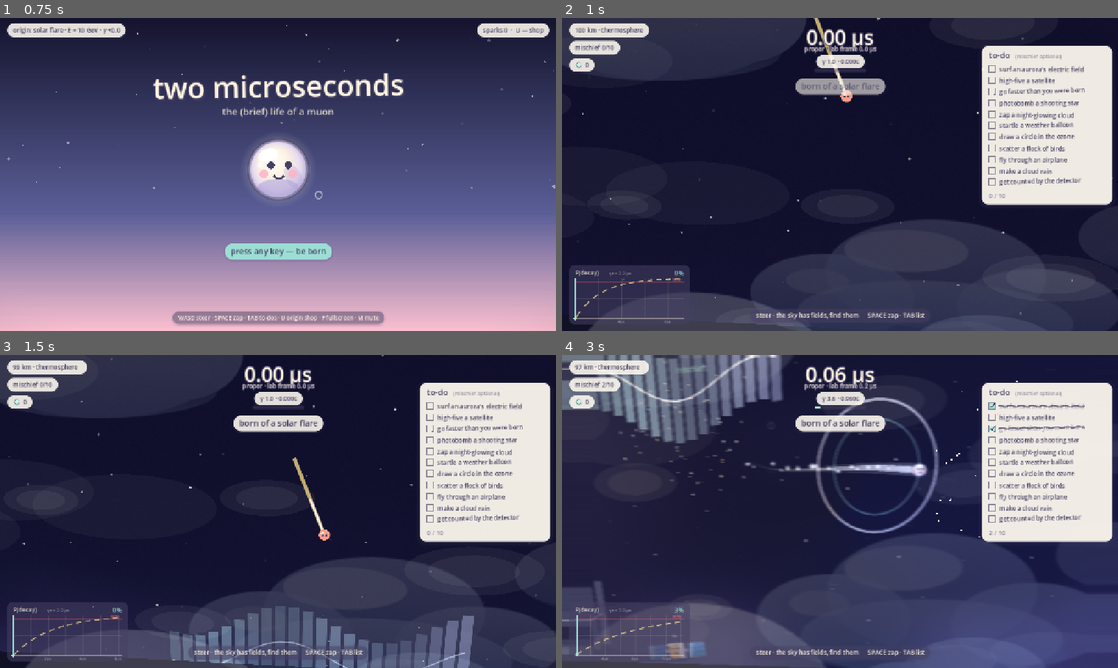
Above: before the commit, frames 1-4 (two rows, left to right).
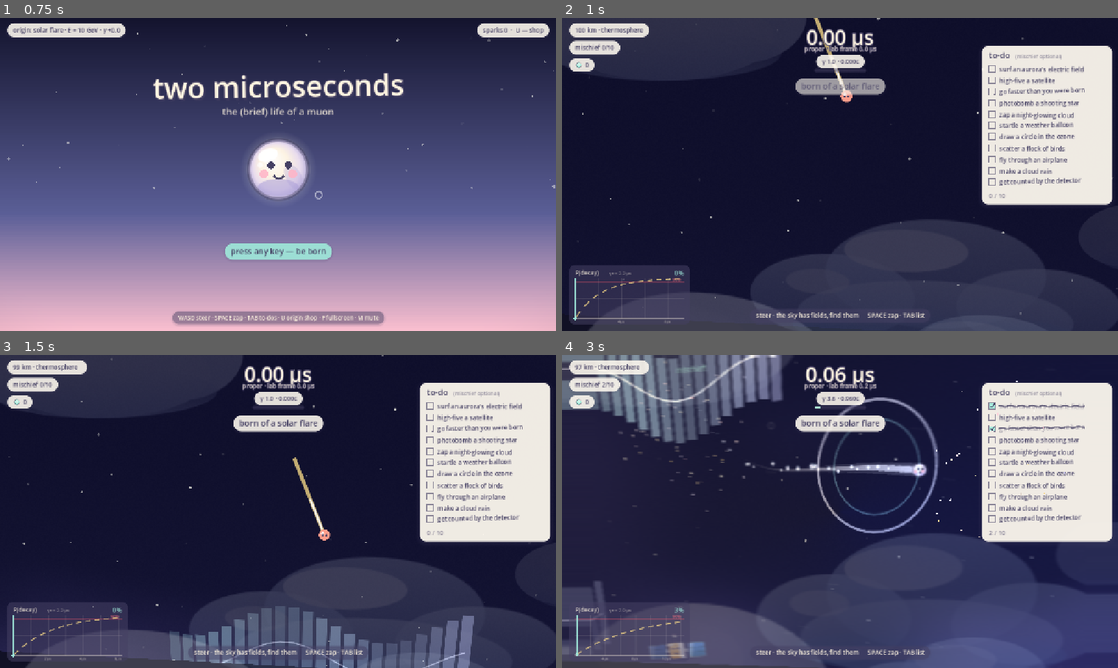
Above: after the commit, the same moments.

Repository: lawrenceleejr/TwoMicroSeconds
Game: Godot game, scene res://game/main/title.tscn
The game is run twice, just before and just after one commit, with the same random seed, the same clock (stepped at 60 frames per second) and the same inputs.
Inputs (mouse positions are in pixels of both pictures, inside the frame that each line leads up to):
- Up to frame 1 (0.75 s): tap Enter at 0.5 s; move the mouse to (400, 158) at 0.52 s; hold D (move_right) from 0.53 s (still down); tap Tab (toggle_checklist) at 0.6 s; click (400, 158) at 0.67 s
- Up to frame 2 (1 s): keep holding D (move_right); tap Space at 0.77 s
- Up to frame 3 (1.5 s): tap Space at 1.07 s; release D (move_right) at 1.25 s; drag from (166, 527) to (250, 574) at 1.27 s
- Up to frame 4 (3 s): move the mouse to (895, 442) at 2.02 s; hold D (move_right) 2.03-2.75 s; tap F at 2.1 s; drag from (812, 574) to (673, 464) at 2.77 s

Frame 1 is identical in both runs. In frame 2, 2.2% of the frame differs, in the area x 6-96%, y 0-84%; in frame 3, 2.4%, in the area x 3-93%, y 41-86%; in frame 4, 2.0%.

Commit message:
Radial-mask the motion blur (crisp center), no parallax haze in space
Co-Authored-By: Claude Fable 5 <noreply@anthropic.com>
Claude-Session: https://claude.ai/code/session_014g8VnKFpk5HwGxbWA7j916

Diff:
--- a/game/fx/relativity.gdshader
+++ b/game/fx/relativity.gdshader
@@ -22,11 +22,14 @@
 	// appears squeezed along the motion axis (pivot at screen center).
 	vec2 base = center + perp + d * (along * (1.0 + contraction));
 
-	// Motion blur: nine taps along the motion axis.
+	// Motion blur: nine taps along the motion axis, masked radially so the
+	// muon at screen center stays crisp while the periphery streaks.
+	float mask = smoothstep(0.05, 0.32, length(p));
+	float b = blur_amount * mask;
 	vec3 col = vec3(0.0);
 	for (int i = 0; i < 9; i++) {
 		float o = (float(i) / 8.0 - 0.5) * 2.0;
-		vec2 uv = clamp(base + d * o * blur_amount, vec2(0.001), vec2(0.999));
+		vec2 uv = clamp(base + d * o * b, vec2(0.001), vec2(0.999));
 		col += texture(screen_tex, uv).rgb;
 	}
 	col /= 9.0;
--- a/game/world/atmosphere.gd
+++ b/game/world/atmosphere.gd
@@ -86,8 +86,12 @@
 				continue
 			var q4 := Vector2(cx * p2cell + float(h4 % 700), cy * p2cell + float((h4 / 11) % 700))
 			var p4 := q4 * par2 + center * (1.0 - par2)
+			# No haze in space: fade in below ~50 km where there's air.
+			var air4 := clampf((q4.y - 5000.0) / 5000.0, 0.0, 1.0)
+			if air4 <= 0.01:
+				continue
 			draw_set_transform(p4, 0.0, Vector2(1.0, 0.34))
-			draw_circle(Vector2.ZERO, 150.0 + float(h4 % 120), Color(1.0, 1.0, 1.0, 0.035))
+			draw_circle(Vector2.ZERO, 150.0 + float(h4 % 120), Color(1.0, 1.0, 1.0, 0.035 * air4))
 			draw_set_transform(Vector2.ZERO, 0.0, Vector2.ONE)
 
 	# Mid parallax layer: haze puffs drifting at 55% of camera speed.
@@ -102,10 +106,13 @@
 				continue
 			var q := Vector2(cx * pcell + float(h3 % 500), cy * pcell + float((h3 / 7) % 500))
 			var p := q * par + center * (1.0 - par)
+			var air := clampf((q.y - 4500.0) / 4500.0, 0.0, 1.0)
+			if air <= 0.01:
+				continue
 			var rx := 90.0 + float(h3 % 90)
 			draw_set_transform(p, 0.0, Vector2(1.0, 0.38))
-			draw_circle(Vector2.ZERO, rx, Color(1.0, 1.0, 1.0, 0.05))
-			draw_circle(Vector2.ZERO, rx * 0.65, Color(1.0, 1.0, 1.0, 0.05))
+			draw_circle(Vector2.ZERO, rx, Color(1.0, 1.0, 1.0, 0.05 * air))
+			draw_circle(Vector2.ZERO, rx * 0.65, Color(1.0, 1.0, 1.0, 0.05 * air))
 			draw_set_transform(Vector2.ZERO, 0.0, Vector2.ONE)
 
 	# Ground.
